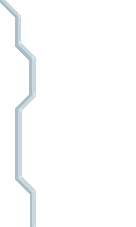
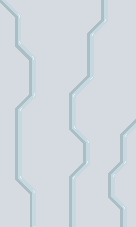
The second 136x227 image is a revision of the first. Changes to its layers:
painted on "LineShading" over [69, 0, 136, 227]
painted on "Line" over [69, 0, 136, 227]
painted on "Background" over [0, 0, 136, 227]
